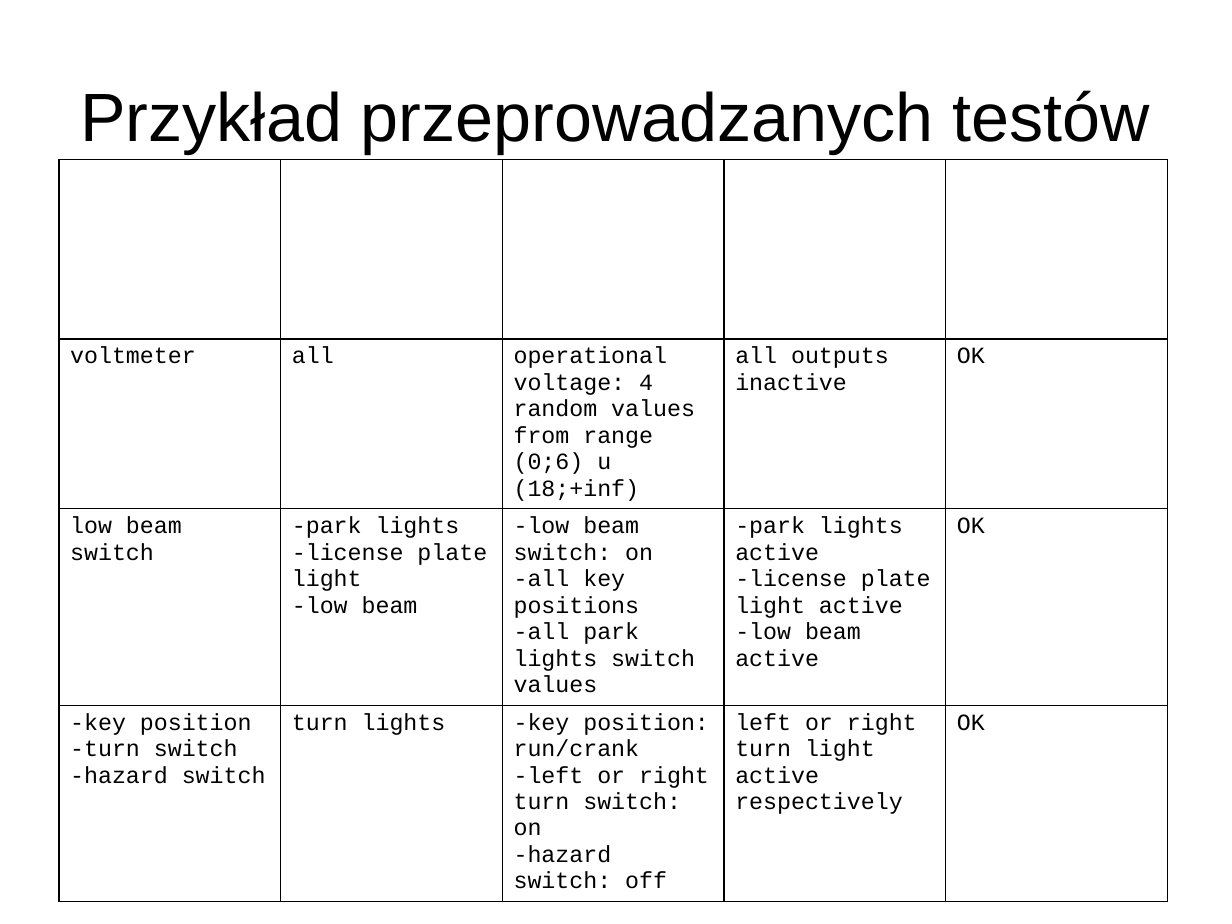
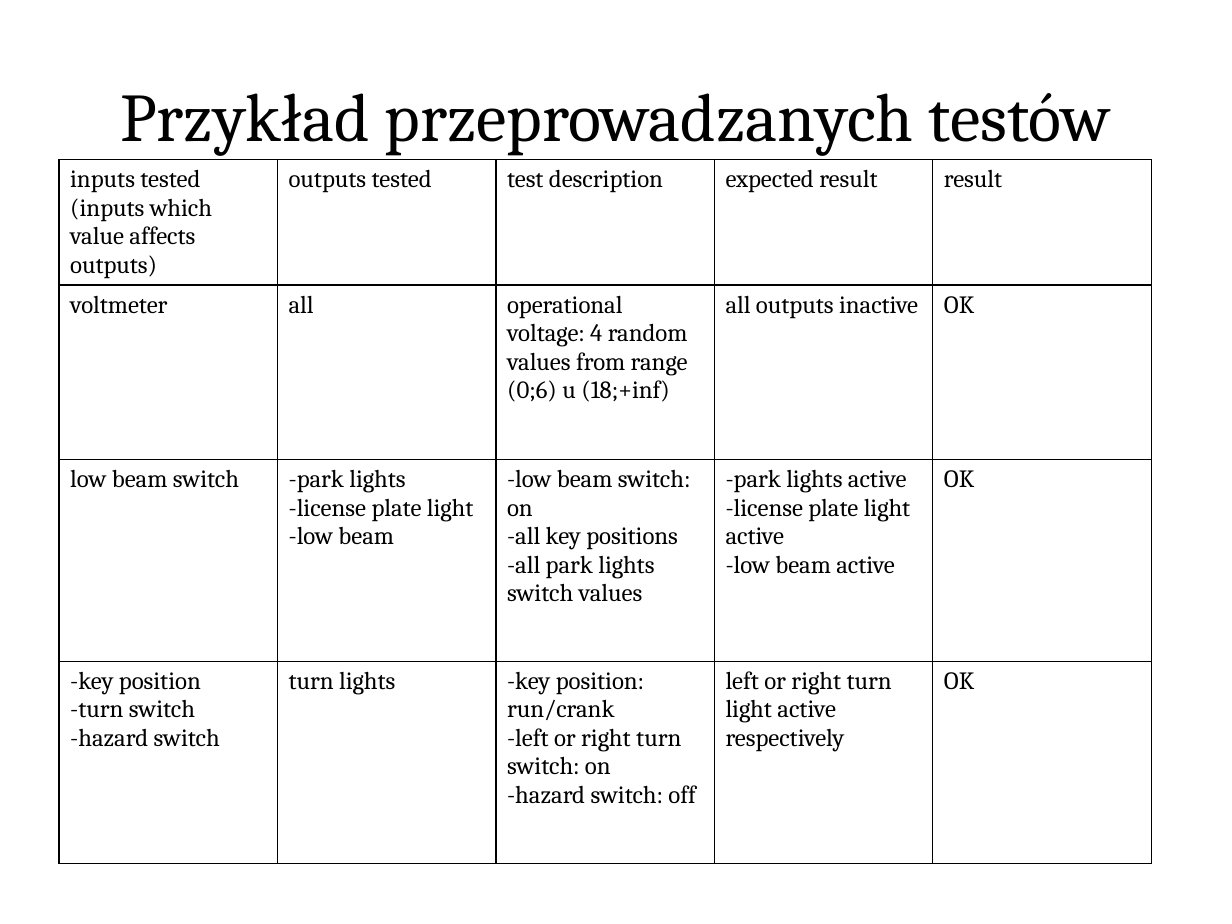
Before and after one commit to andrzejbro/APProject2_CarLights, a slide deck: slide 5 of car_lights.pptx. Drawn at 1232x924 pixels with LibreOffice and Linux fonts; fonts in the diff are those of the drawing; background and template pictures are left out. Boxes give left, top, right and bottom in pixels: in the first picture for what was removed or moved away, otherwise in the second. Text is boxed around its words. In the diff, an @@ line names an element or a change of style, - is before the commit and + after.

```diff
--- a/car_lights.pptx
+++ b/car_lights.pptx
@@ text "Przykład przeprowadzanych testów" at (121,93,1111,156): font Arial to Cambria @@
@@ table at (59,160,1155,869) @@
@@ size 15 to 16 pt, font Courier New to Cambria @@
@@ text colour #FFFFFF to #000000 in "inputs tested (inputs which value affects outputs)", "outputs tested", "test description", "expected result" and 1 more places @@
@@ table: place and size @@
-table at (59,160,1167,893)
+table at (59,160,1155,869)
```
Also in this commit, not shown: 6 other slides changed, 2 other files.
